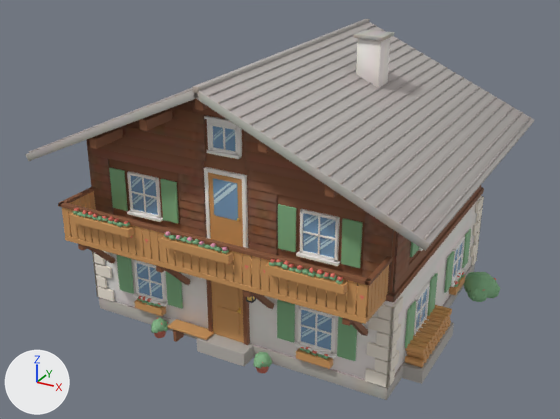
The glTF model public/env/alpine-chalet.glb as it was, and as the next commit left it.
The view is the same before and after, from a camera (50 mm lens) standing at (9.8, -18.65, 12.03) and looking at (-0.15, -0.56, 2.99). Arrows for +X, +Y and +Z are at lower left; the lights stay in place. The picture after the commit comes second. Where no turn or scale is listed for an object, it has been applied to the vertices. Vertices at exactly the same position are counted once.

In view in the first picture: 'alpine-chalet_body', 'alpine-chalet_details', 'alpine-chalet_flowers', 'alpine-chalet_glints'.
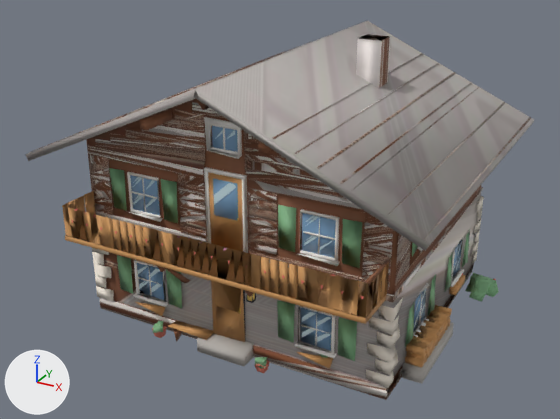
Where the newer file only moved an object's origin or applied its transform, the numbers keep the older frame.

Pixel boxes (x1, y1, x2, y2) of what changed, in the pictures (560 x 419 px):
'alpine-chalet_body', reshaped
    before: (25, 19, 534, 400)
    after: (25, 21, 534, 400)
'alpine-chalet_details', reshaped
    before: (58, 99, 484, 388)
    after: (62, 99, 484, 388)
'alpine-chalet_flowers', reshaped
    before: (72, 208, 500, 369)
    after: (74, 208, 499, 368)
part 1 of me_alpine_chalet_body, deleted
    before: (36, 19, 523, 302)
part 2 of me_alpine_chalet_body, cut back
    before: (27, 22, 534, 400)
    after: (110, 117, 325, 185)
part 3 of me_alpine_chalet_body, surface changed
    both: (25, 38, 481, 297)
part 4 of me_alpine_chalet_details, deleted
    before: (58, 120, 462, 336)
part 5 of me_alpine_chalet_details, cut back
    before: (58, 99, 484, 388)
    after: (119, 117, 462, 351)
part 6 of me_alpine_chalet_flowers, deleted
    before: (72, 211, 485, 356)
part 7 of me_alpine_chalet_flowers, deleted
    before: (74, 208, 335, 369)
part 8 of me_alpine_chalet_flowers, deleted
    before: (457, 272, 500, 302)

The change in detail:
me_alpine_chalet_body is used by ob_alpine_chalet_body; location (-0.03, 0.19, 3.98).
me_alpine_chalet_body had 3086 vertices, 4701 faces and spanned x -5.64..5.64, y -4.89..4.89, z -3.98..3.98.
me_alpine_chalet_body now has 540 vertices, 636 faces and spans x -5.63..5.64, y -4.89..4.89, z -3.98..3.87.
me_alpine_chalet_body part 1: 31 loose pieces with 268 vertices, spanning x -5.26..5.26, y -4.89..4.89, z -1.17..3.98, are deleted.
me_alpine_chalet_body part 2: 39 vertices moved within x -4.51..4.51, y -3.79..3.79, z 0.94..2.62; 2278 vertices removed from x -5.64..5.64, y -4.89..4.87, z -3.98..3.56.
me_alpine_chalet_body part 3: 94 kept faces spanning x -5.63..5.63, y -4.89..4.89, z -3.96..3.87 get new texture (UV) coordinates.
me_alpine_chalet_details is used by ob_alpine_chalet_details; location (0.15, -0.05, 3.64).
me_alpine_chalet_details had 8123 vertices, 15526 faces and spanned x -4.92..4.92, y -5.02..5.02, z -3.64..3.64.
me_alpine_chalet_details now has 1558 vertices, 2628 faces and spans x -4.92..4.92, y -4.85..5.02, z -3.64..3.64.
me_alpine_chalet_details part 4: 25 loose pieces with 550 vertices, spanning x -4.77..4.41, y -5.02..5.02, z -2.67..2.84, are deleted.
me_alpine_chalet_details part 5: 55 vertices moved within x -4.76..4.4, y -4.78..4.07, z -2.7..2.84; 5988 vertices removed from x -4.92..4.92, y -4.85..5.02, z -3.64..3.64; 1 vertex added at x 0.6, y -3.88, z -1.69.
Other edits to the shape of me_alpine_chalet_details do not show in these pictures.
me_alpine_chalet_flowers is used by ob_alpine_chalet_flowers; location (-0.01, -0.47, 1.98).
me_alpine_chalet_flowers had 1598 vertices, 2572 faces and spanned x -5.72..5.72, y -4.59..4.59, z -1.98..1.98.
me_alpine_chalet_flowers now has 199 vertices, 257 faces and spans x -5.66..5.72, y -4.57..4.58, z -1.92..1.97.
me_alpine_chalet_flowers part 6: 96 loose pieces with 764 vertices, spanning x -5.31..5.4, y -4.59..4.59, z -1.65..1.97, are deleted.
me_alpine_chalet_flowers part 7: 345 vertices removed from x -5.72..3.64, y -4.59..-0.57, z -1.95..1.98.
me_alpine_chalet_flowers part 8: 183 vertices removed from x -2.04..5.72, y 2.22..4.57, z -1.97..1.5.
Other edits to the shape of me_alpine_chalet_flowers do not show in these pictures.
